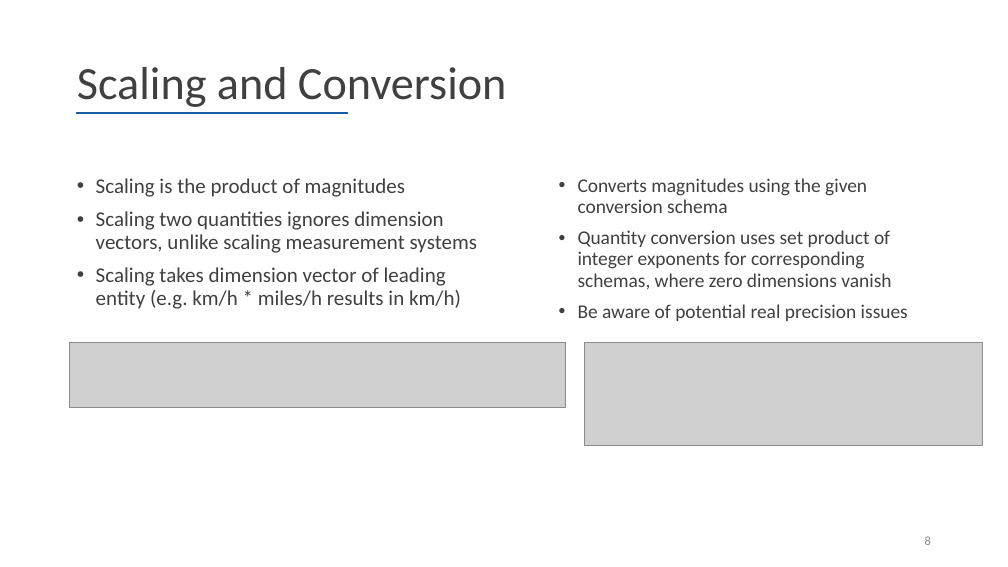
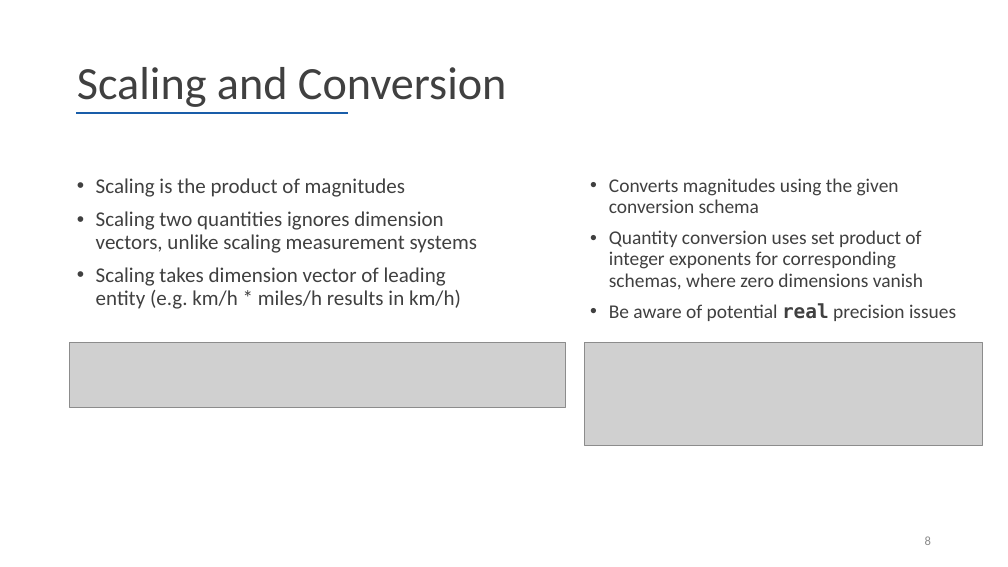
Before and after one commit to leouk/VDM_Toolkit, a slide deck: slide 8 of plugins/vdm2isa/pub/isq-lib/talk/International System of Quantities library in VDM.pptx. Drawn at 1008x567 pixels with LibreOffice and Linux fonts; fonts in the diff are those of the drawing; grey boxes stand for pictures; background and template pictures are left out. Boxes give left, top, right and bottom in pixels: in the first picture for what was removed or moved away, otherwise in the second. Text is boxed around its words. In the diff, an @@ line names an element or a change of style, - is before the commit and + after.

```diff
--- a/plugins/vdm2isa/pub/isq-lib/talk/International System of Quantities library in VDM.pptx
+++ b/plugins/vdm2isa/pub/isq-lib/talk/International System of Quantities library in VDM.pptx
@@ text "Converts magnitudes using the given ...": place and size @@
-text "Converts magnitudes using the given ..." at box(578, 178, 908, 321)
+text "Converts magnitudes using the given ..." at box(609, 178, 956, 321)
@@ text at box(609, 303, 956, 321): font Calibri to DejaVu Sans Mono, bold on in "real" @@
```
Also in this commit, not shown: 2 other slides changed.
